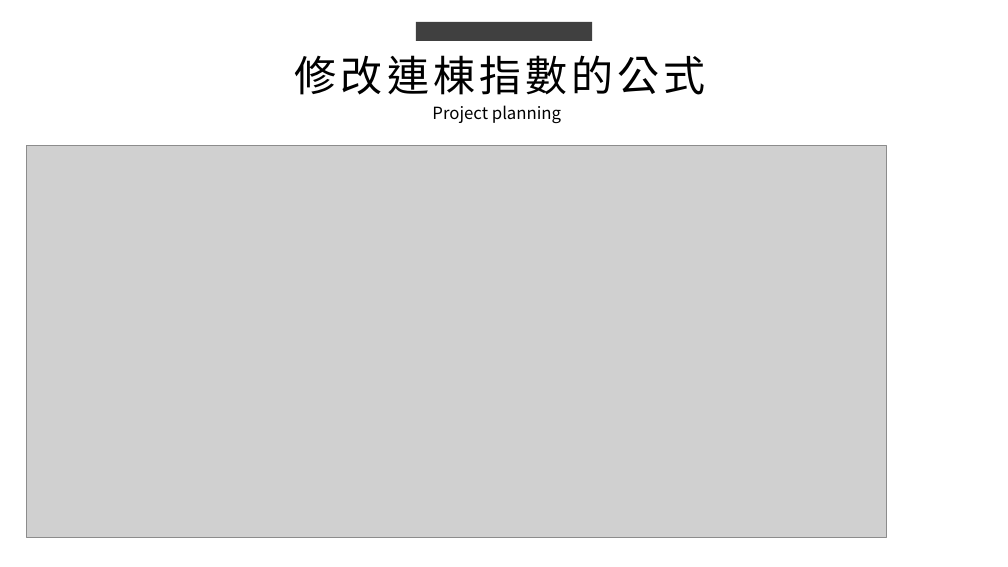
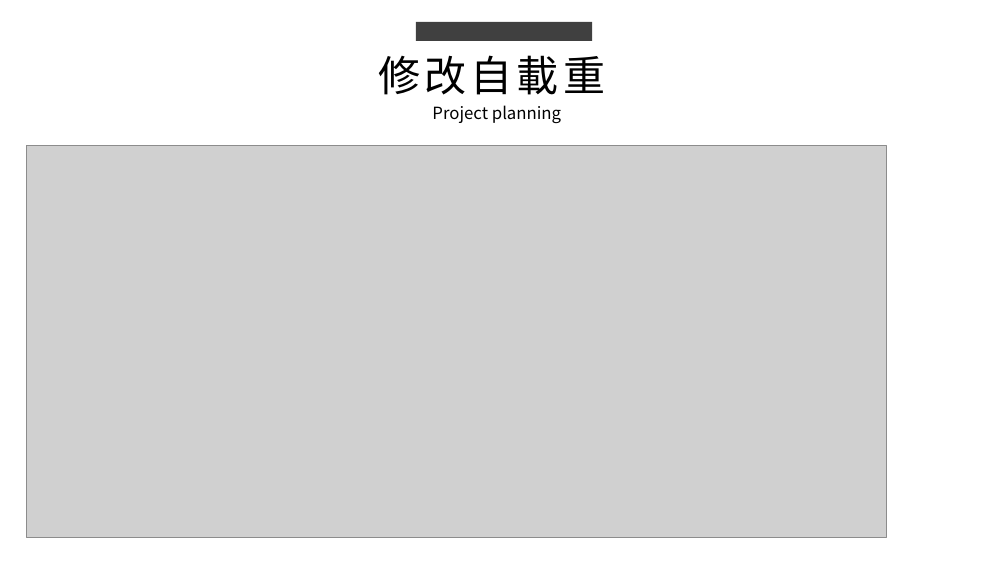
Before and after one commit to king637324/KnowledgeGreenhouseSystem, a slide deck: slide 4 of 工作日報_葉柏漢/2021.10/2021.10.20(加班)_2021.10.21工作日報_葉柏漢.pptx (slide 3 before the commit). Drawn at 1008x567 pixels with LibreOffice and Linux fonts; fonts in the diff are those of the drawing; grey boxes stand for pictures. Boxes give left, top, right and bottom in pixels: in the first picture for what was removed or moved away, otherwise in the second. Text is boxed around its words. In the diff, an @@ line names an element or a change of style, - is before the commit and + after.

```diff
--- a/工作日報_葉柏漢/2021.10/2021.10.20(加班)_2021.10.21工作日報_葉柏漢.pptx
+++ b/工作日報_葉柏漢/2021.10/2021.10.20(加班)_2021.10.21工作日報_葉柏漢.pptx
@@ text at [379, 55, 605, 95]: text changed @@
-修改連棟指數的公式
+修改自載重
```
Also in this commit, not shown: 2 other slides changed, 2 slides added, 4 other files.
